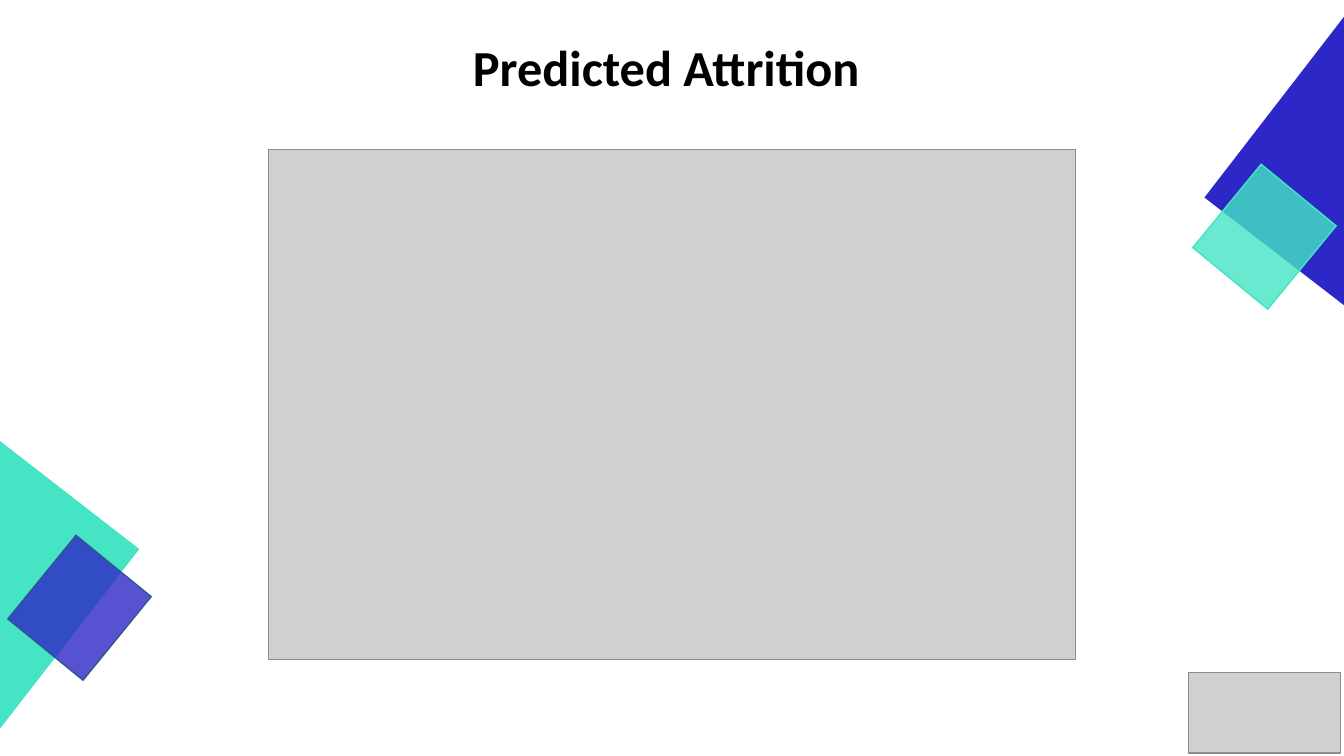
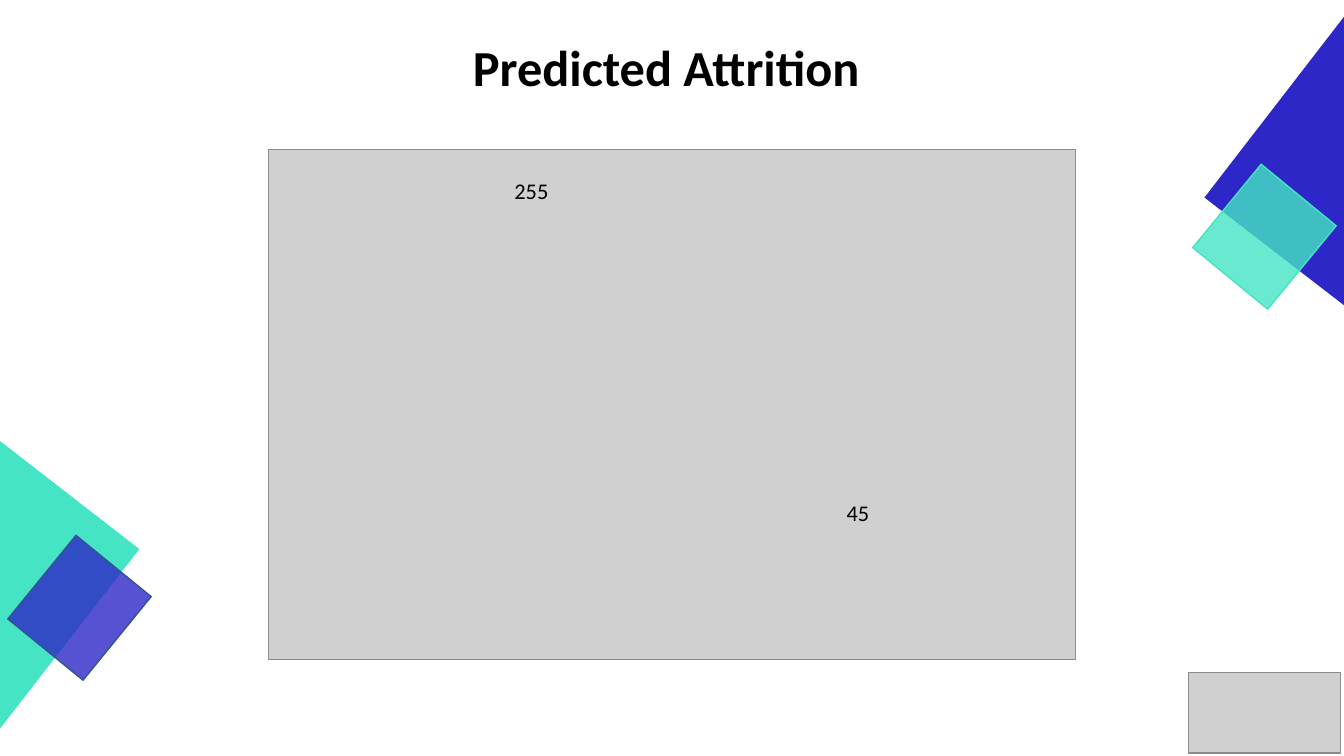
Before and after one commit to GraduateSchoolWork/CaseStudy2_DDS, a slide deck: slide 16 of DDS_Project_2_Presentation.pptx. Drawn at 1344x756 pixels with LibreOffice and Linux fonts; fonts in the diff are those of the drawing; grey boxes stand for pictures. Boxes give left, top, right and bottom in pixels: in the first picture for what was removed or moved away, otherwise in the second. Text is boxed around its words. In the diff, an @@ line names an element or a change of style, - is before the commit and + after.

```diff
--- a/DDS_Project_2_Presentation.pptx
+++ b/DDS_Project_2_Presentation.pptx
@@ text added at [514,184,548,199], 16 pt, text #000000 @@
+255
@@ text added at [847,506,870,521], 16 pt, text #000000 @@
+45
```
Also in this commit, not shown: 1 other slide changed.
